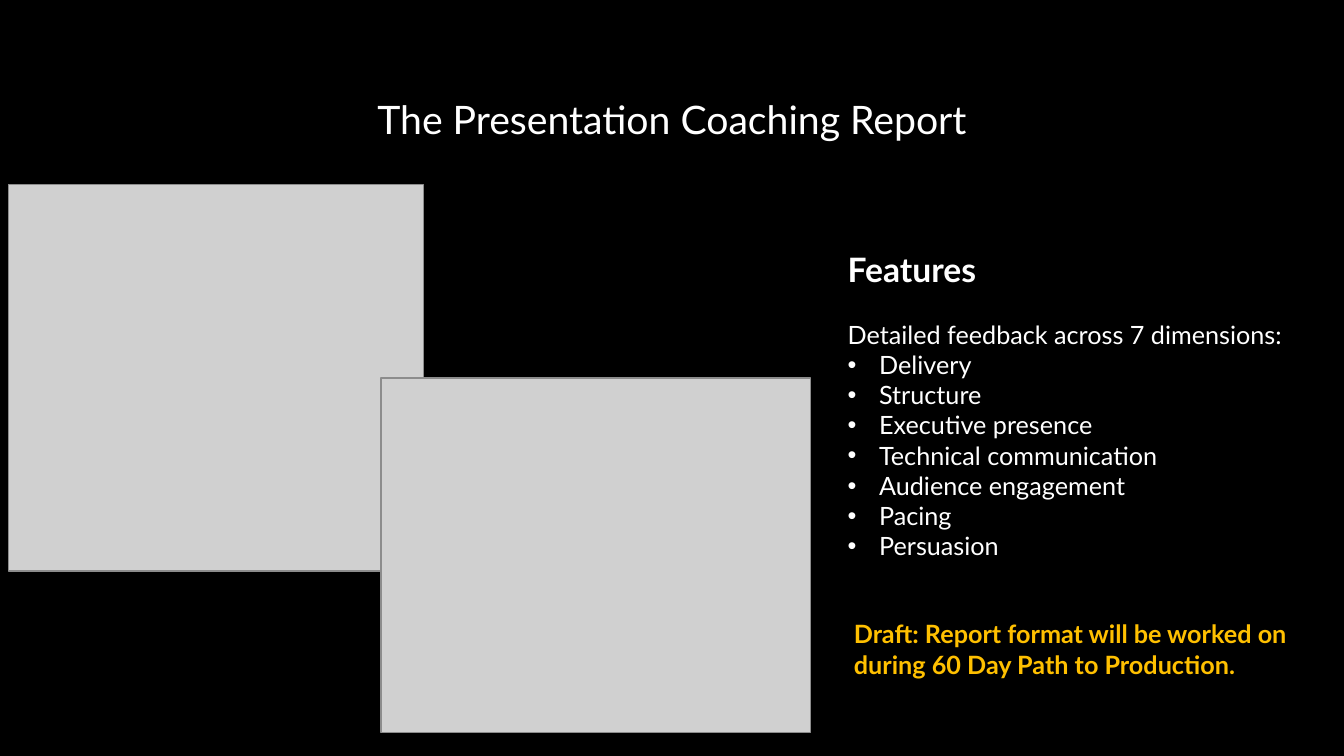
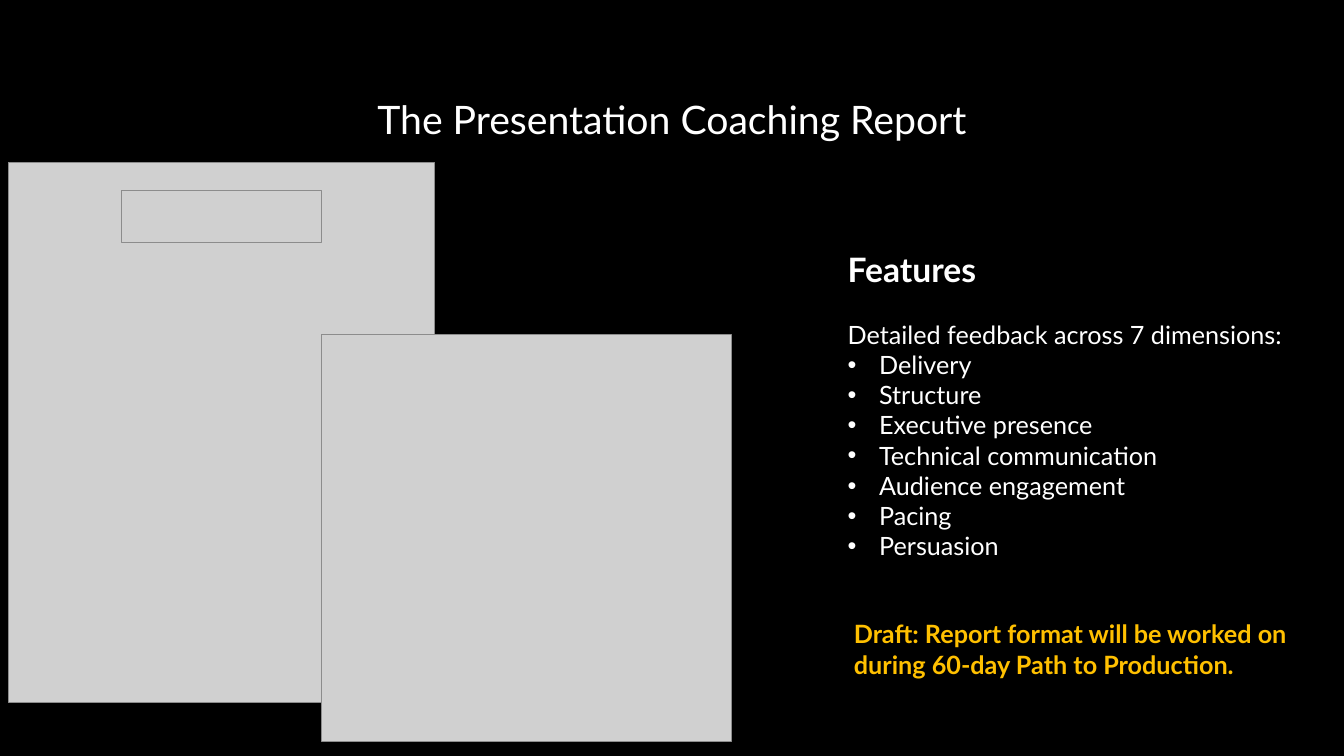
Before and after one commit to michaelgeiser/kiro-agentcore-app, a slide deck: slide 13 of documentation/AI Presentation Coach.pptx (slide 12 before the commit). Drawn at 1344x756 pixels with LibreOffice and Linux fonts; fonts in the diff are those of the drawing; grey boxes stand for pictures. Boxes give left, top, right and bottom in pixels: in the first picture for what was removed or moved away, otherwise in the second. Text is boxed around its words. In the diff, an @@ line names an element or a change of style, - is before the commit and + after.

```diff
--- a/documentation/AI Presentation Coach.pptx
+++ b/documentation/AI Presentation Coach.pptx
@@ picture: place and size @@
-picture at [9,185,424,571]
+picture at [9,162,435,703]
@@ picture added at [121,191,322,243] @@
@@ picture: place and size @@
-picture at [381,378,811,732]
+picture at [322,335,731,742]
@@ text at [854,624,1287,678]: text changed @@
-Draft: Report format will be worked on during 60 Day Path to Production.
+Draft: Report format will be worked on during 60-day Path to Production.
```
Also in this commit, not shown: 1 other slide changed, 1 slide added, 2 other files.
